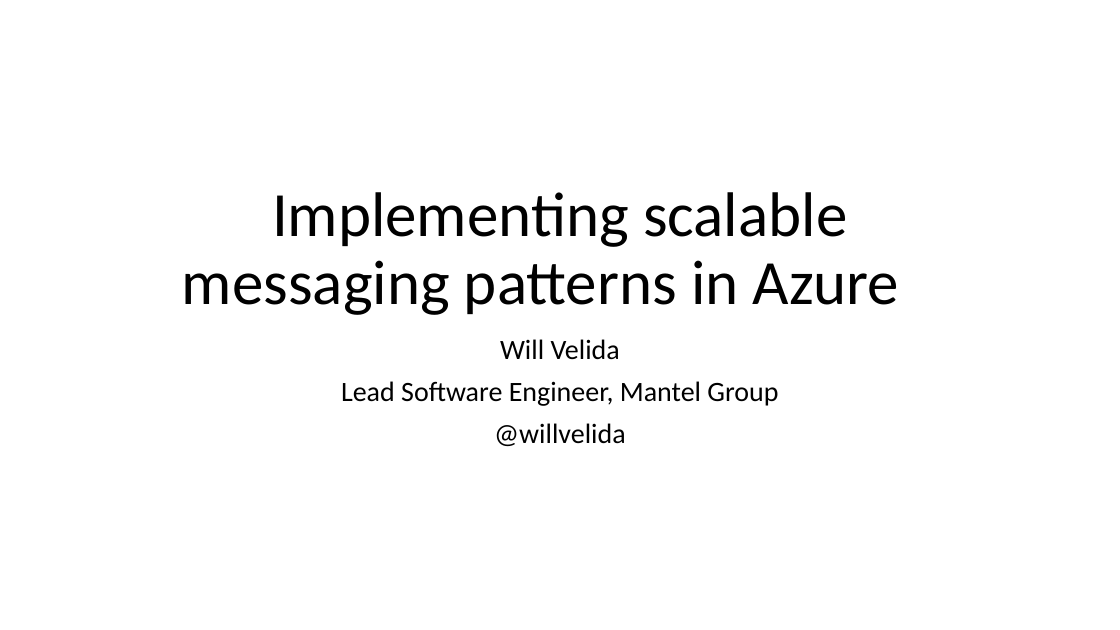
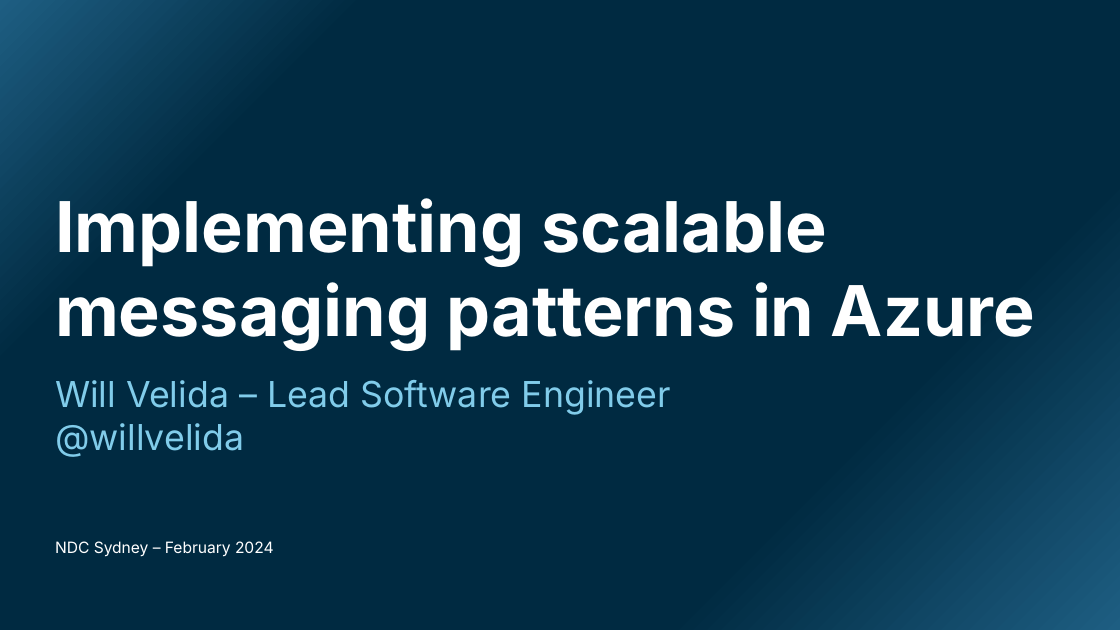
Before and after one commit to willvelida/talks, a slide deck: slide 1 of scalable-messaging-patterns-azure/SlideDeck.pptx. Drawn at 1120x630 pixels with LibreOffice and Linux fonts; fonts in the diff are those of the drawing; background and template pictures are left out. Boxes give left, top, right and bottom in pixels: in the first picture for what was removed or moved away, otherwise in the second. Text is boxed around its words. In the diff, an @@ line names an element or a change of style, - is before the commit and + after.

```diff
--- a/scalable-messaging-patterns-azure/SlideDeck.pptx
+++ b/scalable-messaging-patterns-azure/SlideDeck.pptx
@@ background #FFFFFF to gradient #1E5E82 to #002A41 @@
@@ title "Implementing scalable messaging patterns in ...": place and size @@
-title "Implementing scalable messaging patterns in ..." at <box>182,192,899,315</box>
+title "Implementing scalable messaging patterns in ..." at <box>55,198,1035,351</box>
@@ title "Implementing scalable messaging patterns in ..." at <box>55,198,1035,351</box>: size 54 to 60 pt, font Calibri to Inter, text colour #000000 to #FFFFFF, bold on; alignment centre to left; line spacing 0.9 to 1 @@
@@ subtitle at <box>55,380,671,415</box>: text changed; size 24 to 30.7 pt; font Calibri to Inter; text colour #000000 to #81CCEA @@
-Will Velida
-Lead Software Engineer, Mantel Group
+Will Velida – Lead Software Engineer
@@ subtitle "Will Velida – Lead Software ...": place and size @@
-subtitle "Will Velida – Lead Software ..." at <box>341,339,778,446</box>
+subtitle "Will Velida – Lead Software ..." at <box>55,380,671,457</box>
@@ subtitle at <box>55,423,244,457</box>: size 24 to 30.7 pt, font Calibri to Inter, text colour #000000 to #81CCEA in "@willvelida"; alignment centre to left; line spacing 0.9 to 1; less space between paragraphs @@
@@ subtitle added at <box>55,541,274,557</box>, 13.3 pt, text #FFFFFF @@
+NDC Sydney – February 2024
```
Also in this commit, not shown: 5 other slides changed, 45 slides added, 3 slides removed, 3 other files.
